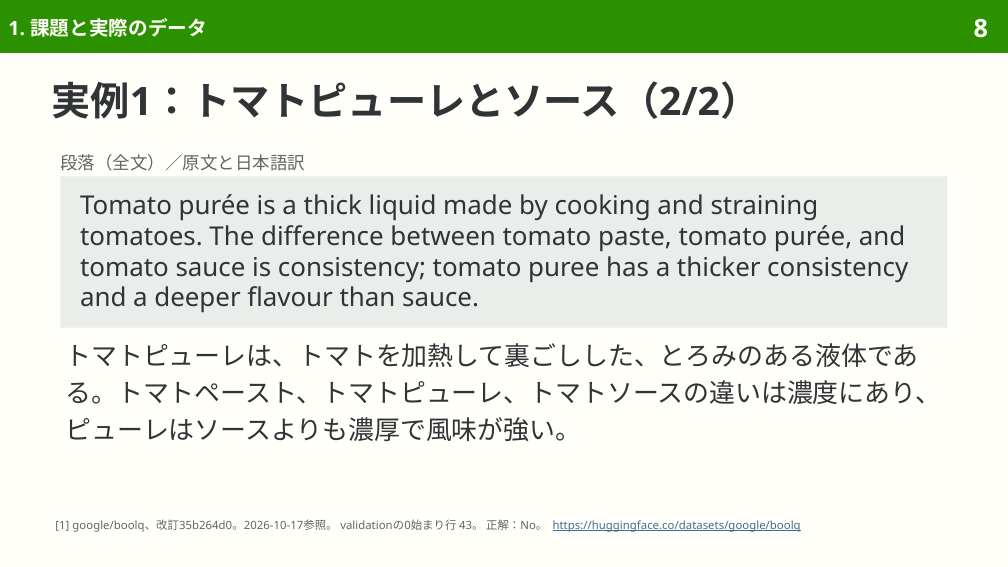
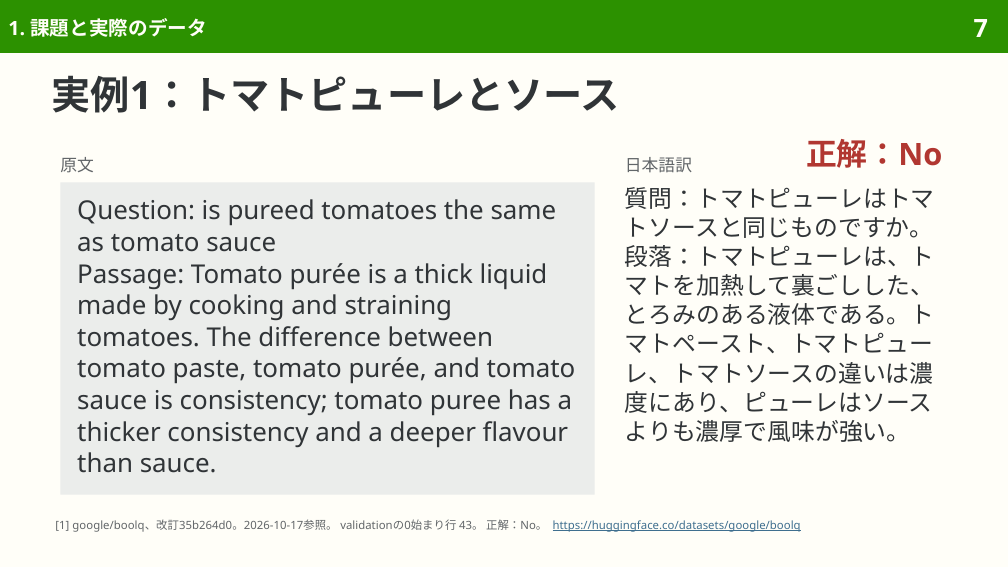
Before and after one commit to sasakiy84/datasets-in-10-minutes, a slide deck: slide 7 of slides/datasets-in-10-minutes-boolq.pptx (slide 8 before the commit). Drawn at 1008x567 pixels with LibreOffice and Linux fonts; fonts in the diff are those of the drawing. Boxes give left, top, right and bottom in pixels: in the first picture for what was removed or moved away, otherwise in the second. Text is boxed around its words. In the diff, an @@ line names an element or a change of style, - is before the commit and + after.

```diff
--- a/slides/datasets-in-10-minutes-boolq.pptx
+++ b/slides/datasets-in-10-minutes-boolq.pptx
@@ page number at (974, 19, 988, 37): text changed @@
-8
+7
@@ title at (52, 75, 621, 113): text changed @@
-実例1：トマトピューレとソース（2/2）
+実例1：トマトピューレとソース
@@ text added at (806, 139, 942, 168), 22 pt, text #B13731, bold @@
+正解：No
@@ text added at (60, 157, 94, 173), 12 pt, text #626669 @@
+原文
@@ text at (625, 157, 692, 173): text changed; size 12.5 to 12 pt @@
-段落（全文）／原文と日本語訳
+日本語訳
@@ rectangle "Question: is pureed tomatoes the ...": place and size @@
-rectangle "Question: is pureed tomatoes the ..." at (60, 176, 948, 328)
+rectangle "Question: is pureed tomatoes the ..." at (60, 182, 595, 495)
@@ rectangle "Question: is pureed tomatoes the ..." at (60, 182, 595, 495): vertical alignment middle to top @@
@@ text in rectangle at (77, 199, 576, 473): text changed @@
-Tomato purée is a thick liquid made by cooking and straining tomatoes. The difference between tomato paste, tomato purée, and tomato sauce is consistency; tomato puree has a thicker consistency and a deeper flavour than sauce.
+Question: is pureed tomatoes the same as tomato sauce
+Passage: Tomato purée is a thick liquid made by cooking and straining tomatoes. The difference between tomato paste, tomato purée, and tomato sauce is consistency; tomato puree has a thicker consistency and a deeper flavour than sauce.
@@ text at (625, 187, 935, 442): text changed; size 18.5 to 17 pt @@
-トマトピューレは、トマトを加熱して裏ごしした、とろみのある液体である。トマトペースト、トマトピューレ、トマトソースの違いは濃度にあり、ピューレはソースよりも濃厚で風味が強い。
+質問：トマトピューレはトマトソースと同じものですか。
+段落：トマトピューレは、トマトを加熱して裏ごしした、とろみのある液体である。トマトペースト、トマトピューレ、トマトソースの違いは濃度にあり、ピューレはソースよりも濃厚で風味が強い。
```
Also in this commit, not shown: 6 other slides changed, 7 slides removed, 9 other files.
